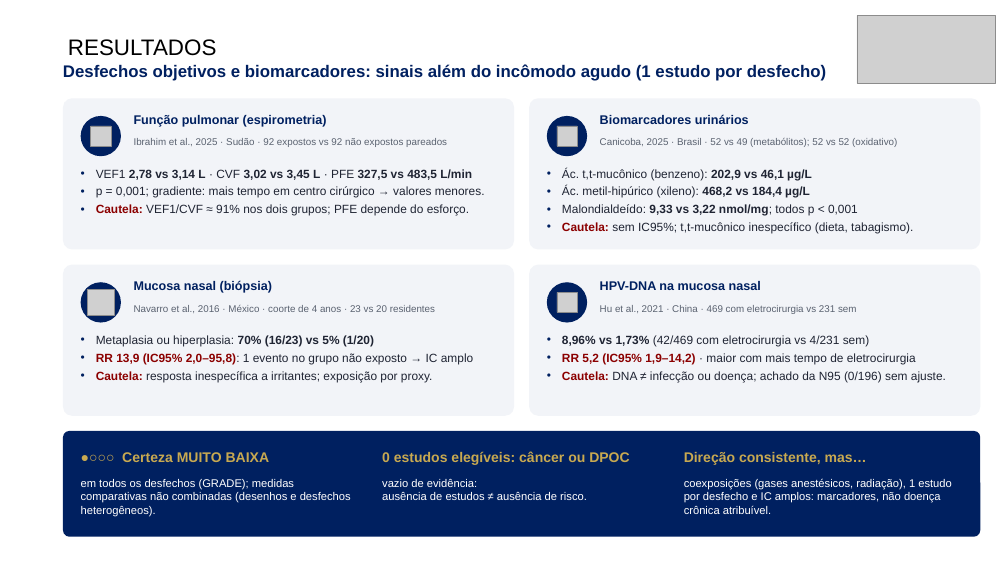
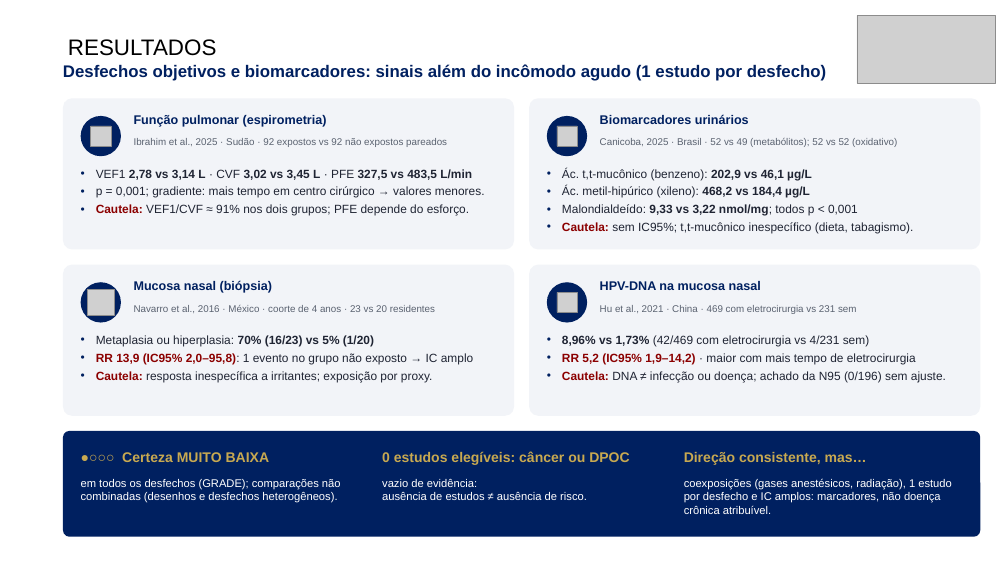
Before and after one commit to ravibuzz/IC-fumaca, a slide deck: slide 14 of apresentacao/SEMICA_Fumaca_Cirurgica_Baccaro.pptx. Drawn at 1008x567 pixels with LibreOffice and Linux fonts; fonts in the diff are those of the drawing; grey boxes stand for pictures; background and template pictures are left out. Boxes give left, top, right and bottom in pixels: in the first picture for what was removed or moved away, otherwise in the second. Text is boxed around its words. In the diff, an @@ line names an element or a change of style, - is before the commit and + after.

```diff
--- a/apresentacao/SEMICA_Fumaca_Cirurgica_Baccaro.pptx
+++ b/apresentacao/SEMICA_Fumaca_Cirurgica_Baccaro.pptx
@@ text at (x1=81, y1=479, x2=341, y2=503): text changed @@
-em todos os desfechos (GRADE); medidas comparativas não combinadas (desenhos e desfechos heterogêneos).
+em todos os desfechos (GRADE); comparações não combinadas (desenhos e desfechos heterogêneos).
```
Also in this commit, not shown: 15 other slides changed, 11 other files.
